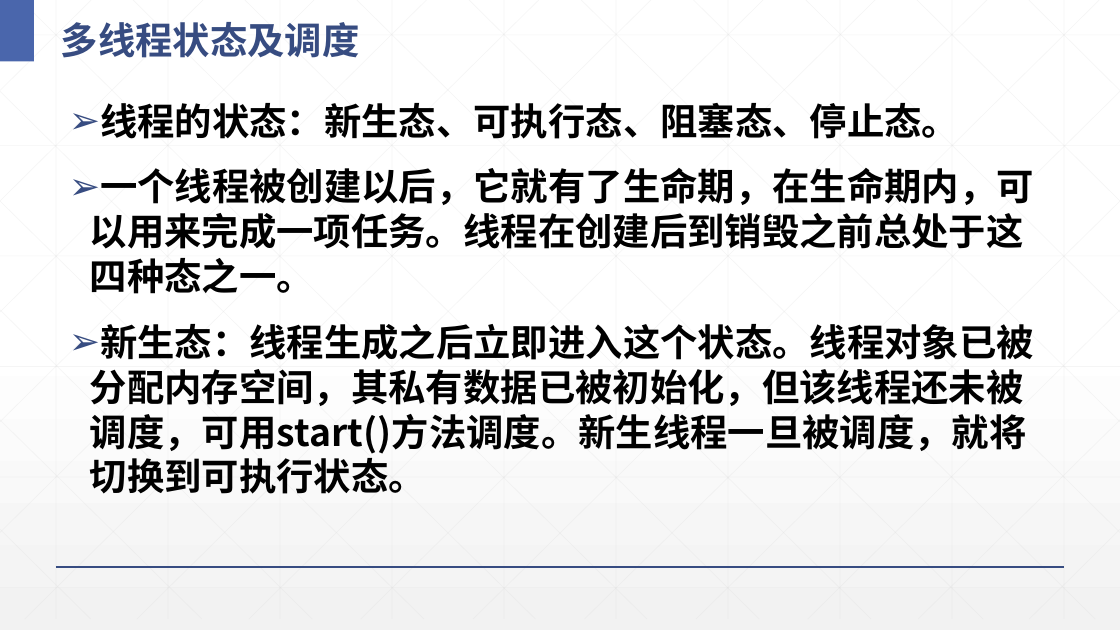
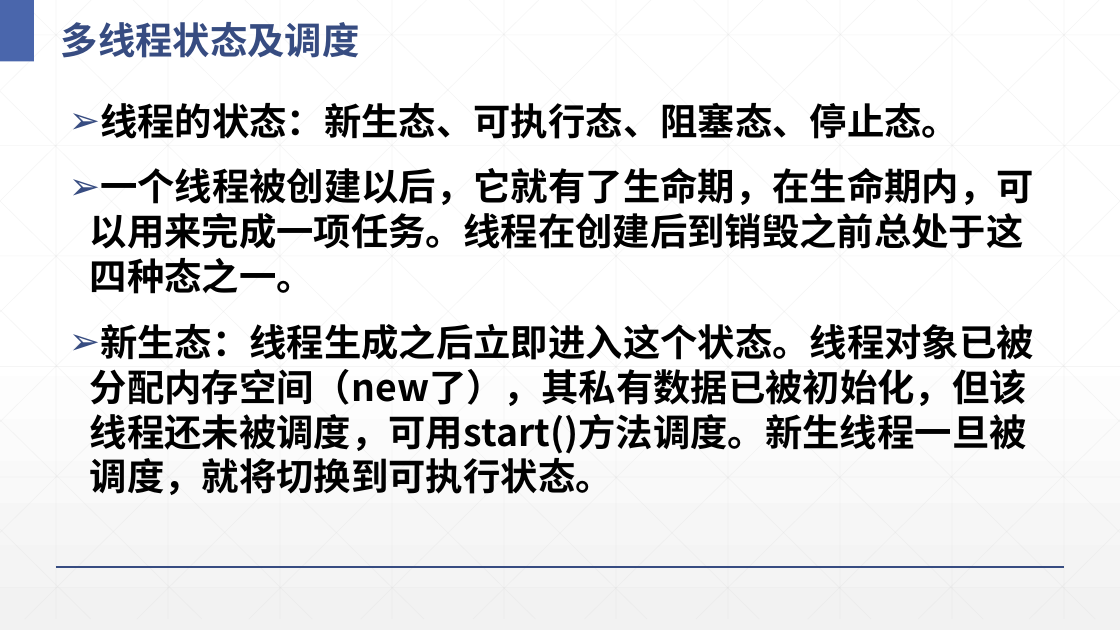
Before and after one commit to Panamera-Turbo/Java-program-term_3rd, a slide deck: slide 17 of PPT/J8-多线程设计.pptx (slide 16 before the commit). Drawn at 1120x630 pixels with LibreOffice and Linux fonts; fonts in the diff are those of the drawing. Boxes give left, top, right and bottom in pixels: in the first picture for what was removed or moved away, otherwise in the second. Text is boxed around its words. In the diff, an @@ line names an element or a change of style, - is before the commit and + after.

```diff
--- a/PPT/J8-多线程设计.pptx
+++ b/PPT/J8-多线程设计.pptx
@@ text at <box>90,324,1034,495</box>: text changed @@
-➢ 新生态：线程生成之后立即进入这个状态。线程对象已被分配内存空间，其私有数据已被初始化，但该线程还未被调度，可用start()方法调度。新生线程一旦被调度，就将切换到可执行状态。
+➢ 新生态：线程生成之后立即进入这个状态。线程对象已被分配内存空间（new了），其私有数据已被初始化，但该线程还未被调度，可用start()方法调度。新生线程一旦被调度，就将切换到可执行状态。
```
Also in this commit, not shown: 2 other slides changed, 1 slide added, 38 other files.
